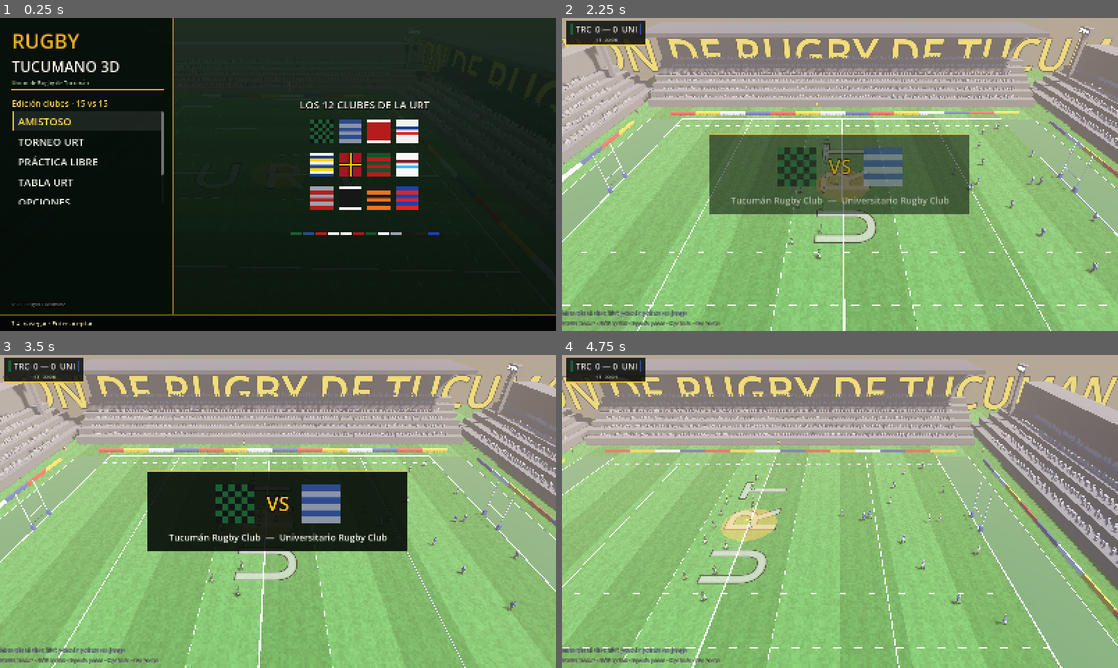
Above: before the commit, frames 1-4 (two rows, left to right).
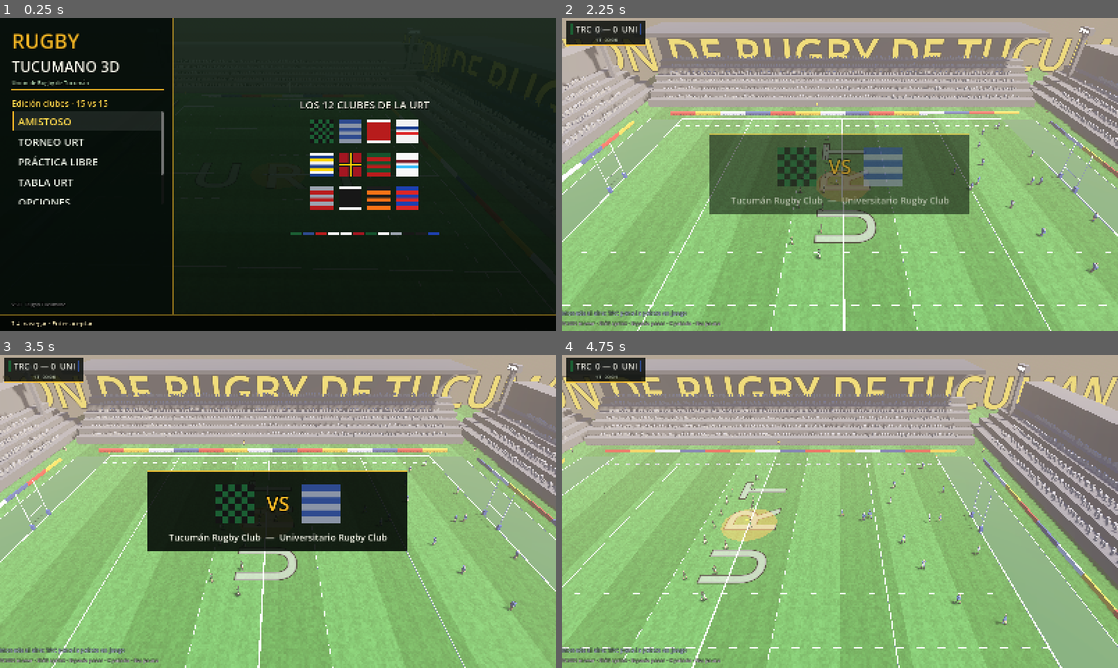
Above: after the commit, the same moments.

Repository: ezealiprandi/rugby-3d
Game: Godot game, scene res://scenes/main.tscn
Two runs of this game, one before a commit and one after it. Both use one fixed random seed, a clock stepped at 60 frames per second and the inputs below.
Inputs (mouse positions are in pixels of both pictures, inside the frame that each line leads up to):
- Up to frame 1 (0.25 s): no input
- Up to frame 2 (2.25 s): click "AMISTOSO" at 0.5 s; click "Tucumán Rugby Club (Yerba Bue…" at 1.25 s; click "Universitario Rugby Club (S.M…" at 2 s
- Up to frame 3 (3.5 s): tap Enter (confirm) at 2.75 s; move the mouse to (400, 495) at 2.77 s; hold D (move_right) from 2.78 s (still down); tap F (tackle) at 2.85 s
- Up to frame 4 (4.75 s): move the mouse to (728, 527) at 3.52 s; release D (move_right) at 3.53 s; hold S (move_down) 3.53-4.28 s; tap V (bomb) at 3.6 s; tap F (tackle) at 3.8, 4.55 s; move the mouse to (895, 442) at 4.27 s; hold D (move_right) from 4.28 s (still down); tap Enter (confirm) at 4.35 s

The runs differ from the first frame. In frame 2, 0.2% of the frame differs, in the area x 6-100%, y 12-40%; in frame 3, 0.2%; in frame 4, 0.3%, in the area x 9-100%, y 12-57%.

Commit message:
M7: ola de la hinchada y más comentarios
- La tribuna hace la ola: rebote sutil permanente que se
  dispara fuerte cuando alguien apoya un try
- Comentarios extra del relator en placajes y penales

Generated with [Devin](https://devin.ai)

Co-Authored-By: Devin <158243242+devin-ai-integration[bot]@users.noreply.github.com>

Diff:
--- a/scripts/field.gd
+++ b/scripts/field.gd
@@ -14,6 +14,9 @@
 var floodlights: Array = []          # SpotLight3D de cada torre (noche)
 var crowd_mm: MultiMesh = null       # hinchada (para teñir de colores del club)
 var crowd_palette: Array = []
+var crowd_pos: Array[Vector3] = []   # posiciones base para la ola
+var wave_t := 0.0
+var wave_amp := 0.0                  # sube a 1.0 en un try
 
 static func build(parent: Node3D) -> RugbyField:
 	var f := RugbyField.new()
@@ -517,6 +520,7 @@
 					2.4 + row * 1.8 + 0.5 + rng.randf_range(0.0, 0.15),
 					s * (70.0 + row * 3.0) + rng.randf_range(-0.5, 0.5)))
 
+	crowd_pos = positions.duplicate()
 	mm.instance_count = positions.size()
 	var inst := MultiMeshInstance3D.new()
 	inst.multimesh = mm
@@ -526,6 +530,25 @@
 		var t := Transform3D(Basis.IDENTITY, positions[i])
 		mm.set_instance_transform(i, t)
 		mm.set_instance_color(i, palette[rng.randi() % palette.size()])
+
+
+# ola permanente sutil; crowd_surge() la dispara en los tries
+func _process(delta: float) -> void:
+	if crowd_mm == null or crowd_pos.is_empty():
+		return
+	wave_t += delta * 2.4
+	wave_amp = maxf(0.0, wave_amp - delta * 0.45)
+	var amp := 0.10 + wave_amp * 0.6
+	for i in crowd_mm.instance_count:
+		var bp := crowd_pos[i]
+		var ph := bp.z * 0.30 + bp.x * 0.12
+		var y := bp.y + maxf(0.0, sin(wave_t + ph)) * amp
+		crowd_mm.set_instance_transform(i,
+			Transform3D(Basis.IDENTITY, Vector3(bp.x, y, bp.z)))
+
+
+func crowd_surge() -> void:
+	wave_amp = 1.0
 
 
 # Tiñe parte de la hinchada con los colores de los clubes que juegan.
--- a/scripts/main.gd
+++ b/scripts/main.gd
@@ -764,6 +764,8 @@
 	_whistle()
 	if sfx_cheer.stream != null:
 		sfx_cheer.play()
+	if field != null:
+		field.crowd_surge()
 	_confetti(scorer.global_position,
 		RugbyTeams.CLUBS[home_idx if team == 0 else away_idx]["primary"])
 	var scorer_txt := ""
@@ -947,6 +949,8 @@
 	ruck_team = carrier.team
 	ruck_dir = int(attack_dir[carrier.team])
 	ui.show_message("¡PLACAJE!", 1.0)
+	if rng.randf() < 0.3:
+		ui.commentary("Entrada dura pero legal")
 	# la IA intenta el offload si tiene apoyo cerca
 	if carrier != controlled and rng.randf() < 0.45:
 		on_offload(carrier)
@@ -1282,6 +1286,8 @@
 
 func _event_penalty(team: int, spot: Vector3, msg: String) -> void:
 	ui.show_message(msg, 2.2)
+	if rng.randf() < 0.4:
+		ui.commentary("El árbitro no perdona la infracción")
 	_whistle()
 	pending_team = team
 	pending_spot = spot
